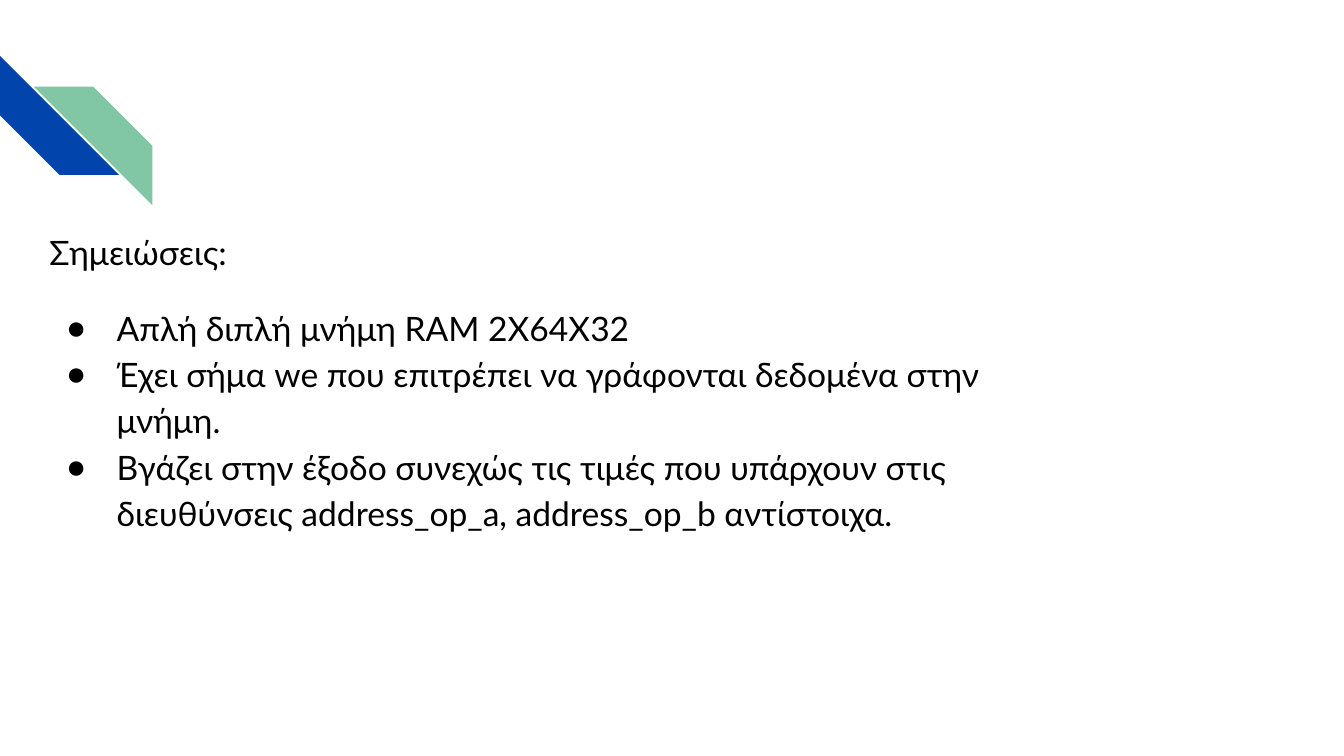
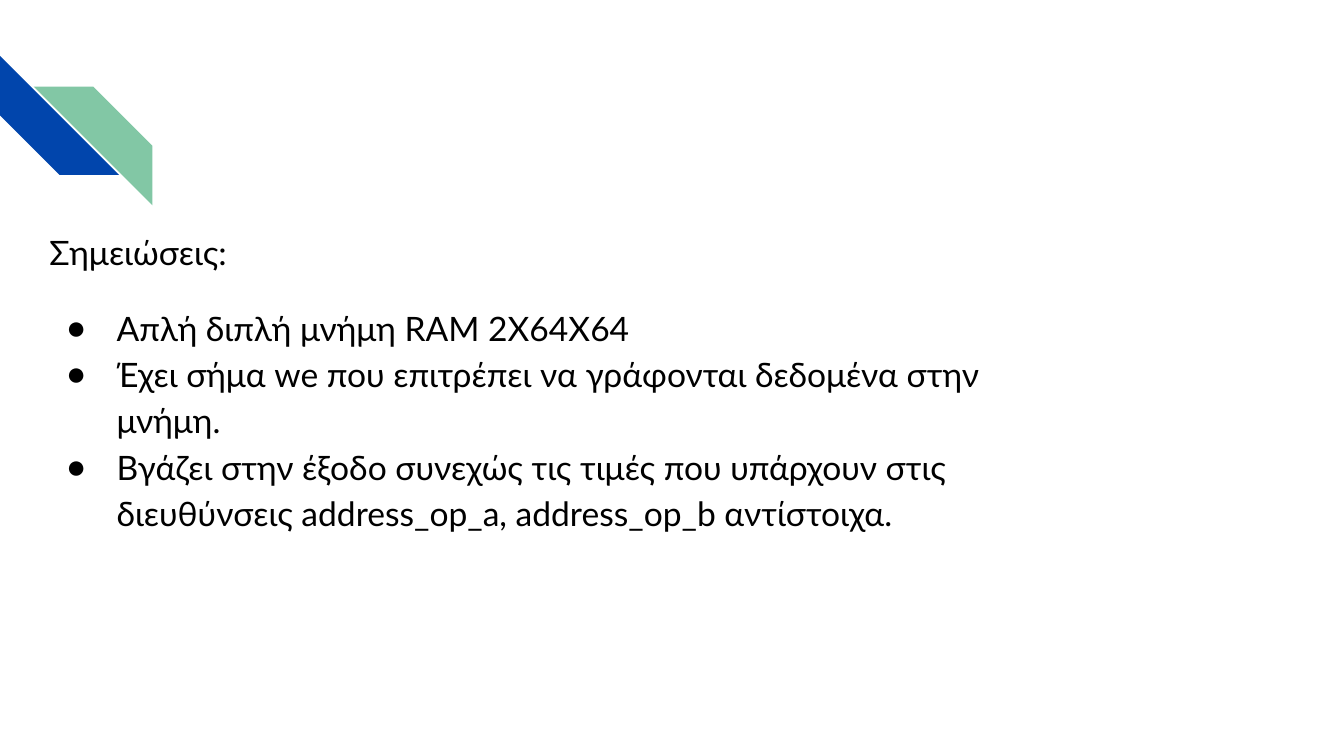
Before and after one commit to koxakis/CE333, a slide deck: slide 14 of Stage2/PRESENTATION.pptx. Drawn at 1344x756 pixels with LibreOffice and Linux fonts; fonts in the diff are those of the drawing; background and template pictures are left out. Boxes give left, top, right and bottom in pixels: in the first picture for what was removed or moved away, otherwise in the second. Text is boxed around its words. In the diff, an @@ line names an element or a change of style, - is before the commit and + after.

```diff
--- a/Stage2/PRESENTATION.pptx
+++ b/Stage2/PRESENTATION.pptx
@@ text at (x1=117, y1=316, x2=629, y2=347): text changed @@
-● Απλή διπλή μνήμη RAM 2Χ64X32
+● Απλή διπλή μνήμη RAM 2Χ64X64
```
Also in this commit, not shown: 2 other slides changed, 1 other file.
